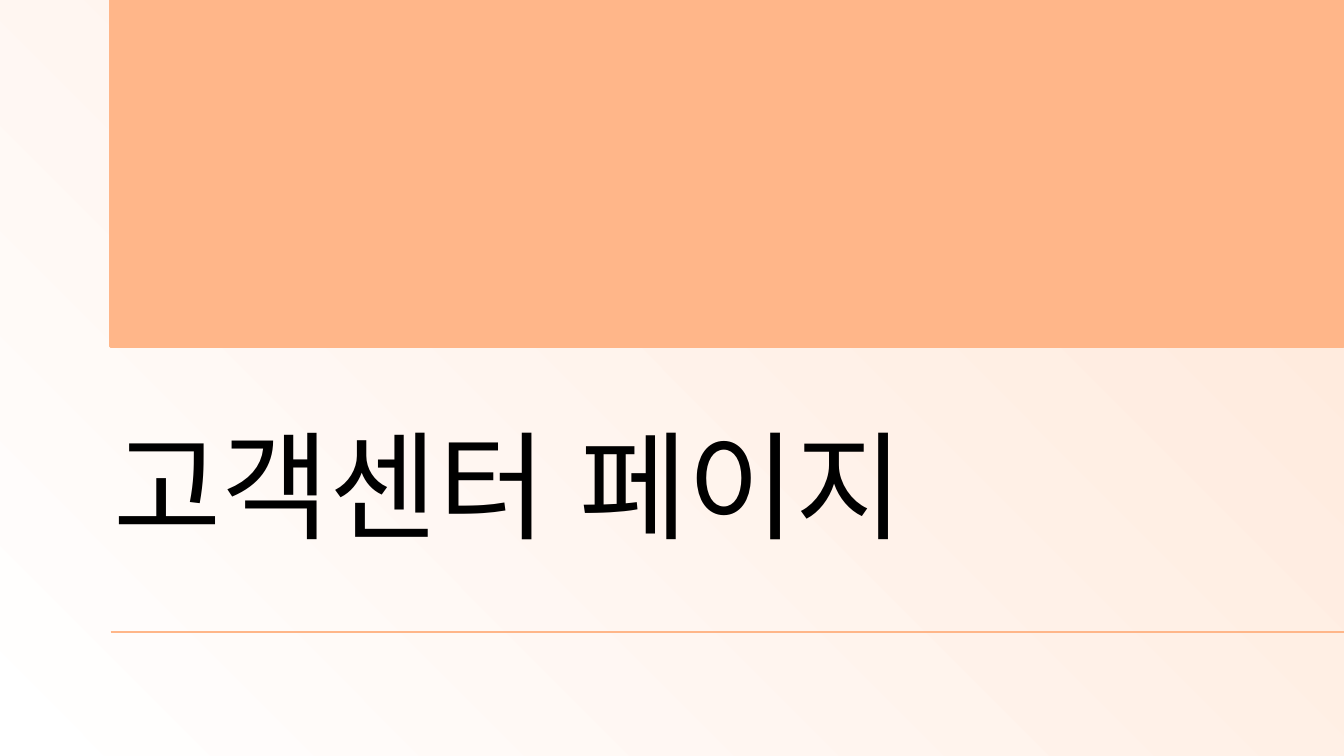
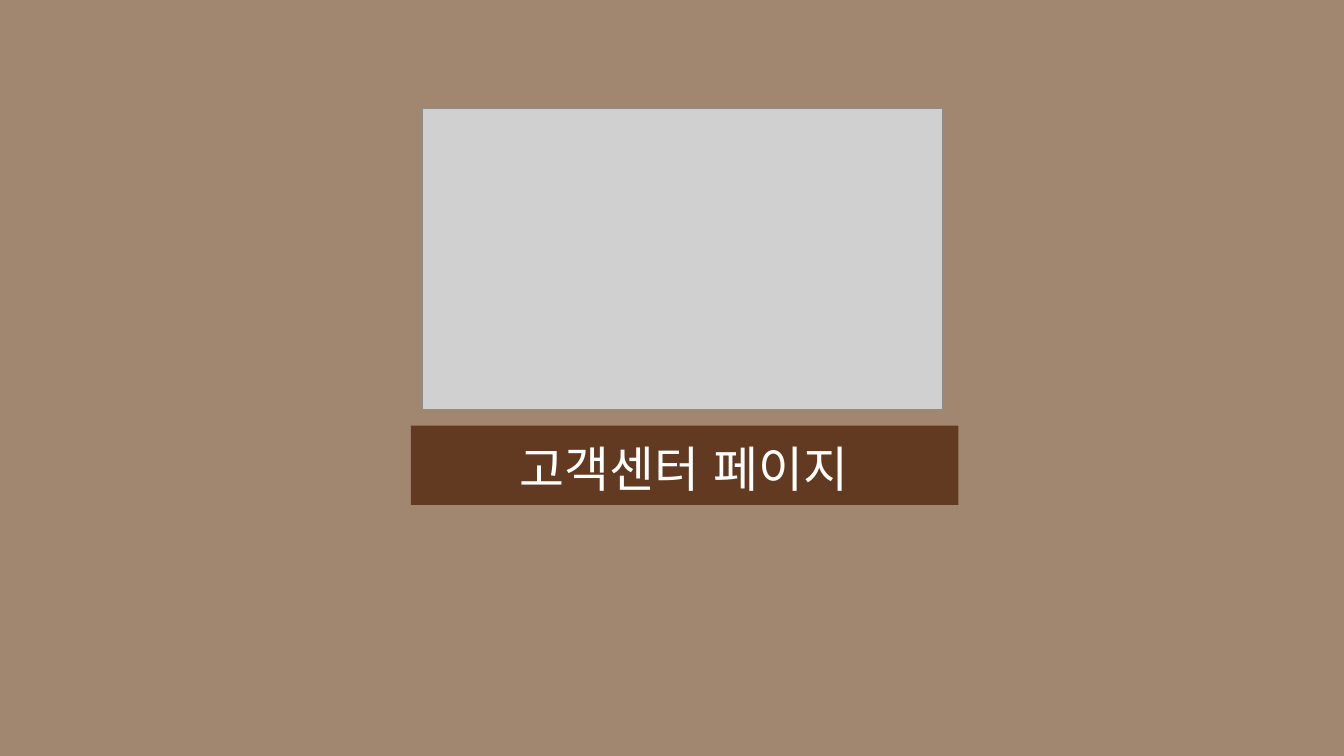
Before and after one commit to Jogging-Kim-Chaebak/PuppyPlaytime, a slide deck: slide 36 of 프로젝트 산출물/9. 스토리보드/Puppy Playtime 사용자 스토리보드.pptx. Drawn at 1344x756 pixels with LibreOffice and Linux fonts; fonts in the diff are those of the drawing; grey boxes stand for pictures. Boxes give left, top, right and bottom in pixels: in the first picture for what was removed or moved away, otherwise in the second. Text is boxed around its words. In the diff, an @@ line names an element or a change of style, - is before the commit and + after.

```diff
--- a/프로젝트 산출물/9. 스토리보드/Puppy Playtime 사용자 스토리보드.pptx
+++ b/프로젝트 산출물/9. 스토리보드/Puppy Playtime 사용자 스토리보드.pptx
@@ background gradient #FFE7D8 to #FFFFFF to #A18770 @@
@@ picture added at bbox=[422, 108, 942, 409] @@
@@ title "고객센터 페이지": place and size @@
-title "고객센터 페이지" at bbox=[113, 432, 904, 540]
+title "고객센터 페이지" at bbox=[519, 446, 848, 491]
@@ title "고객센터 페이지" at bbox=[519, 446, 848, 491]: size 63 to 26.3 pt, font Noto Sans CJK KR to Arial, text colour #000000 to #FFFFFF; alignment left to centre @@
@@ rectangle: place and size @@
-rectangle at bbox=[110, 0, 1343, 345]
+rectangle at bbox=[411, 426, 958, 505]
@@ rectangle at bbox=[411, 426, 958, 505]: fill #FFB689 to #623A21; outline #FFB689 1.5 pt to none @@
@@ line removed from (110, 632) to (1344, 632) @@
```
Also in this commit, not shown: 12 other slides changed, 2 slides added, 1 other file.
